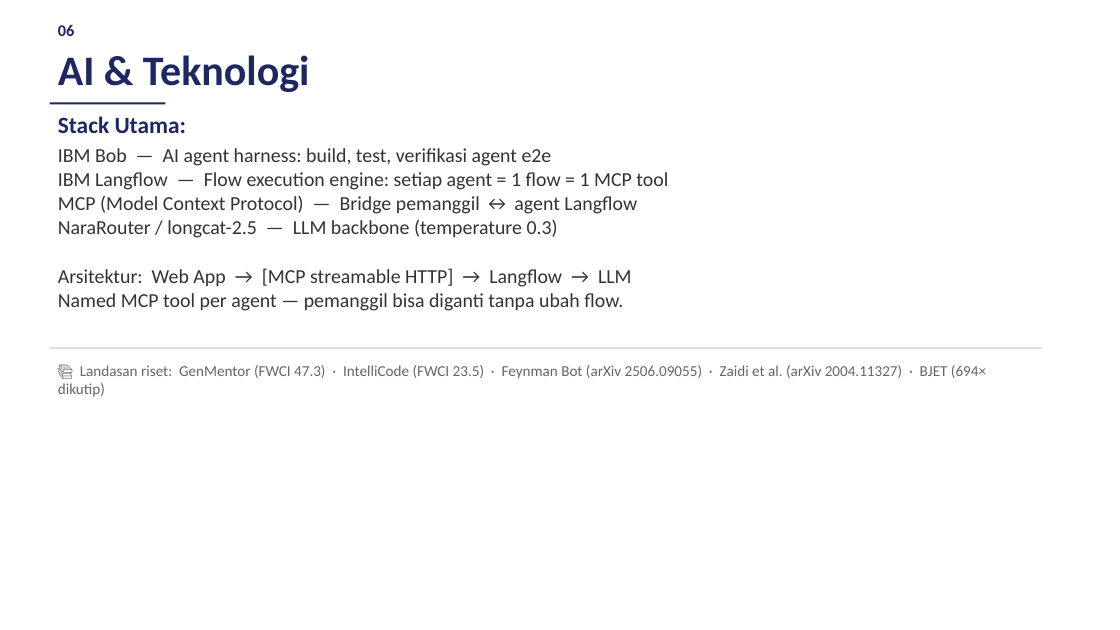
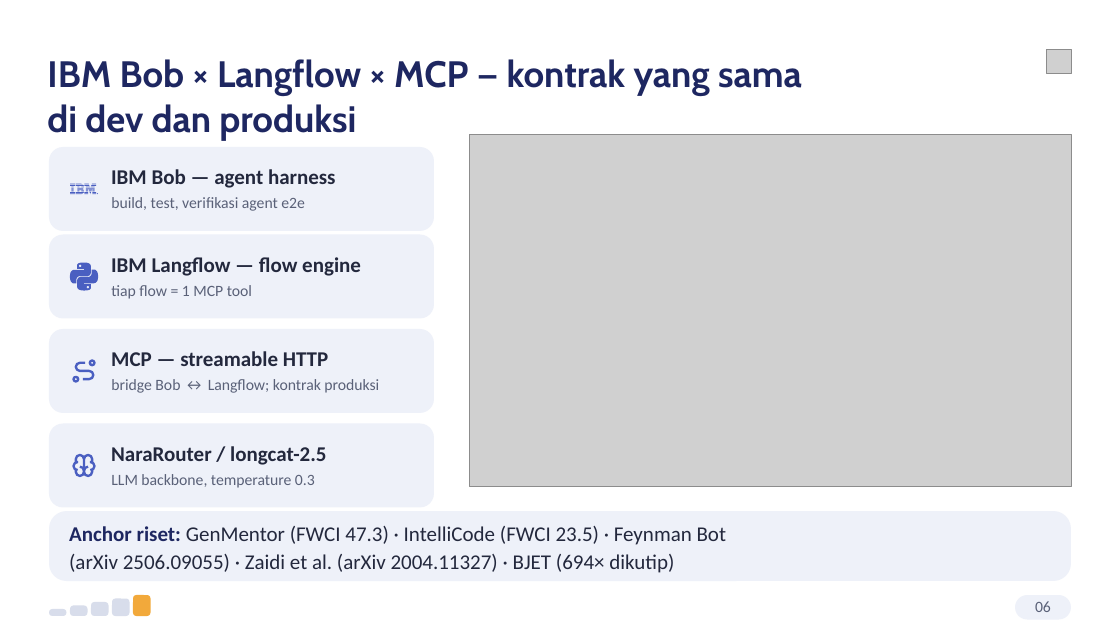
Before and after one commit to mmuchsin/serambi-ai, a slide deck: slide 6 of slides/serambi-pitch-deck.pptx. Drawn at 1120x630 pixels with LibreOffice and Linux fonts; fonts in the diff are those of the drawing; grey boxes stand for pictures. Boxes give left, top, right and bottom in pixels: in the first picture for what was removed or moved away, otherwise in the second. Text is boxed around its words. In the diff, an @@ line names an element or a change of style, - is before the commit and + after.

```diff
--- a/slides/serambi-pitch-deck.pptx
+++ b/slides/serambi-pitch-deck.pptx
@@ text added at box(47, 59, 802, 141), 31.5 pt, text #1E2761, bold @@
+IBM Bob × Langflow × MCP — kontrak yang sama
+di dev dan produksi
@@ text removed at box(58, 55, 310, 92) @@
-AI & Teknologi
@@ picture added at box(1047, 49, 1071, 73) @@
@@ rectangle removed at box(50, 103, 166, 104) @@
@@ text removed at box(58, 116, 187, 133) @@
-Stack Utama:
@@ text removed at box(58, 148, 668, 311) @@
-IBM Bob — AI agent harness: build, test, verifikasi agent e2e
-IBM Langflow — Flow execution engine: setiap agent = 1 flow = 1 MCP tool
-MCP (Model Context Protocol) — Bridge pemanggil ↔ agent Langflow
-NaraRouter / longcat-2.5 — LLM backbone (temperature 0.3)
-Arsitektur: Web App → [MCP streamable HTTP] → Langflow → LLM
-Named MCP tool per agent — pemanggil bisa diganti tanpa ubah flow.
@@ picture added at box(469, 135, 1071, 487) @@
@@ group added at box(49, 147, 434, 231): 2 texts, 1 rounded rectangle, 1 freeform shape @@
+IBM Bob — agent harness
+build, test, verifikasi agent e2e
@@ group added at box(49, 234, 434, 318): 2 texts, 1 rounded rectangle, 1 freeform shape @@
+IBM Langflow — flow engine
+tiap flow = 1 MCP tool
@@ rectangle removed at box(50, 347, 1042, 349) @@
@@ group added at box(49, 329, 434, 413): 3 freeform shapes, 2 texts, 1 rounded rectangle @@
+MCP — streamable HTTP
+bridge Bob ↔ Langflow; kontrak produksi
@@ group added at box(49, 423, 434, 507): 6 freeform shapes, 2 texts, 1 rounded rectangle @@
+NaraRouter / longcat-2.5
+LLM backbone, temperature 0.3
@@ rounded rectangle added at box(49, 511, 1071, 581), fill #EEF1F9 @@
@@ text added at box(69, 526, 726, 545), 18 pt, text #23283D @@
+Anchor riset: GenMentor (FWCI 47.3) · IntelliCode (FWCI 23.5) · Feynman Bot
@@ text at box(69, 554, 674, 573): text changed; size 13 to 18 pt; text colour #666666 to #23283D @@
-📚 Landasan riset: GenMentor (FWCI 47.3) · IntelliCode (FWCI 23.5) · Feynman Bot (arXiv 2506.09055) · Zaidi et al. (arXiv 2004.11327) · BJET (694× dikutip)
+(arXiv 2506.09055) · Zaidi et al. (arXiv 2004.11327) · BJET (694× dikutip)
@@ group added at box(49, 595, 1071, 619): 6 rounded rectangles @@
@@ text "06": place and size @@
-text "06" at box(58, 25, 75, 36)
+text "06" at box(1035, 601, 1051, 612)
@@ text "06" at box(1035, 601, 1051, 612): size 14 to 13.5 pt, text colour #1E2761 to #5A6178, bold off; alignment left to centre @@
```
Also in this commit, not shown: 9 other slides changed, 1 slide added, 1 slide removed, 13 other files.
